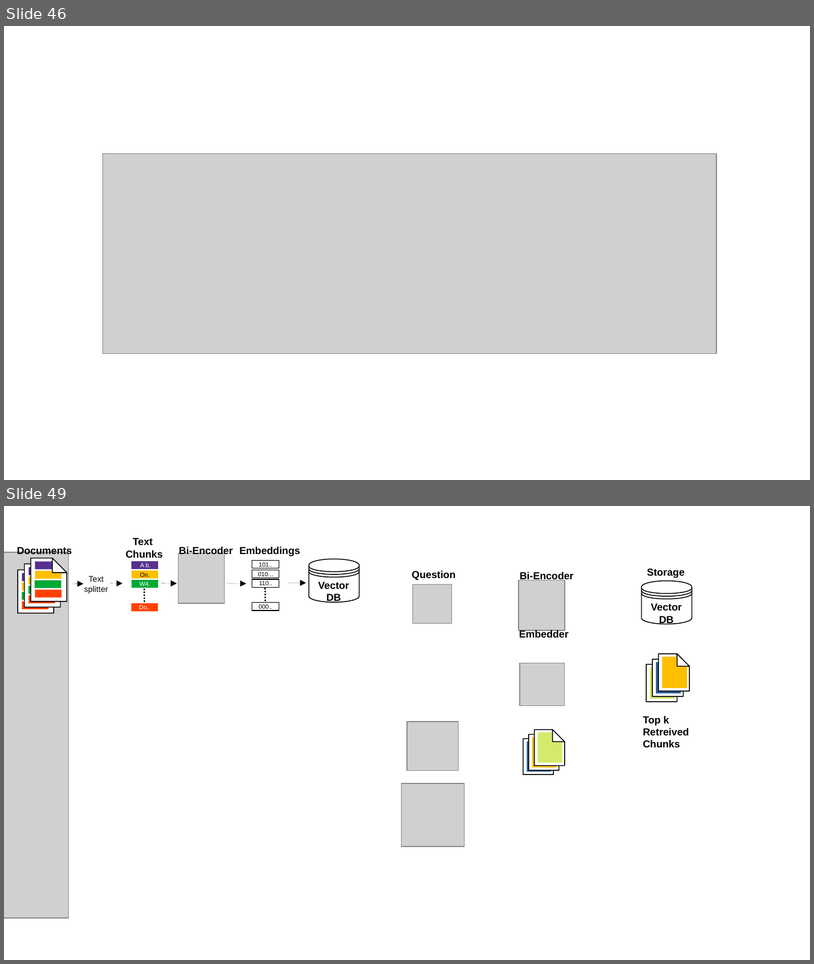
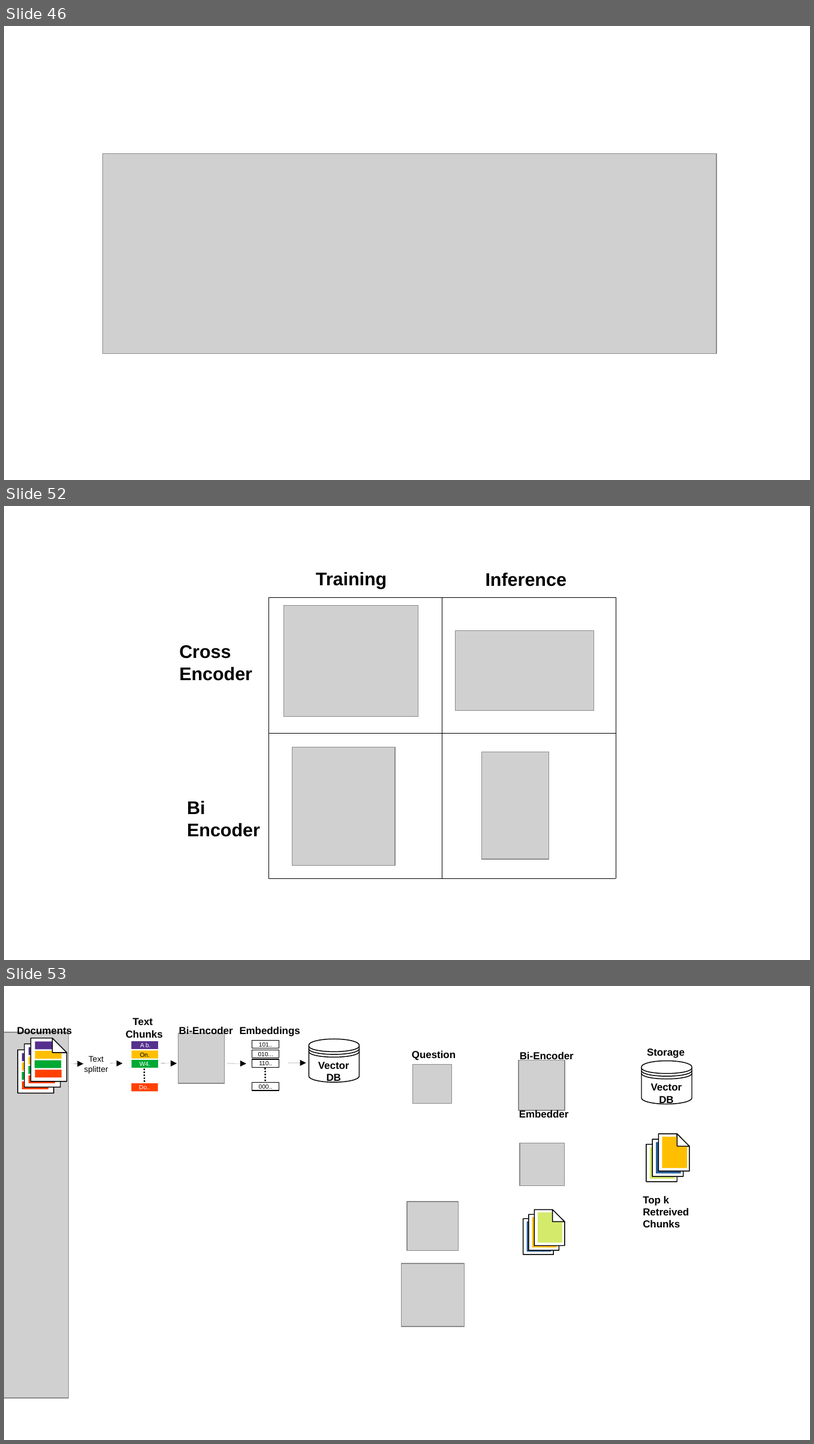
Before and after one commit to CNUClasses/CPSC471, a slide deck: content/lectures/illustration_ppt/illustrations.odp. Shown one above the other, each under a label of ours: slides 46 and 49 before the commit, slides 46, 52 and 53 after it; the slides between them are not shown. The pictures are 814x964 and 814x1444 pixels, drawn with LibreOffice and Linux fonts; fonts in the diff are those of the drawing; grey boxes stand for pictures. Boxes give left, top, right and bottom in pixels: in the first picture for what was removed or moved away, otherwise in the second. Text is boxed around its words. In the diff, an @@ line names an element or a change of style, - is before the commit and + after.

Commit message:
lecture

```diff
--- a/content/lectures/illustration_ppt/illustrations.odp
+++ b/content/lectures/illustration_ppt/illustrations.odp
@@ slide 52 added at [4,506,810,960], background #FFFFFF @@
@@ text added at [316,572,387,589], 18 pt, text #000000, bold @@
+Training
@@ text added at [486,573,567,586], 18 pt, text #000000, bold @@
+Inference
@@ table added at [269,597,616,878], 2 rows, 2 columns @@
+ | 
+ | 
@@ picture added at [284,606,418,717] @@
@@ picture added at [455,630,594,710] @@
@@ text added at [179,645,252,681], 18 pt, text #000000, bold @@
+Cross
+Encoder
@@ picture added at [293,747,395,865] @@
@@ picture added at [482,752,549,859] @@
@@ text added at [187,801,260,837], 18 pt, text #000000, bold @@
+Bi
+Encoder
@@ what was slide 49 is now slide 53 @@
```
Also in this commit, not shown: 1 slide changed, 4 other slides added, 1 slide removed, 1 other file.
